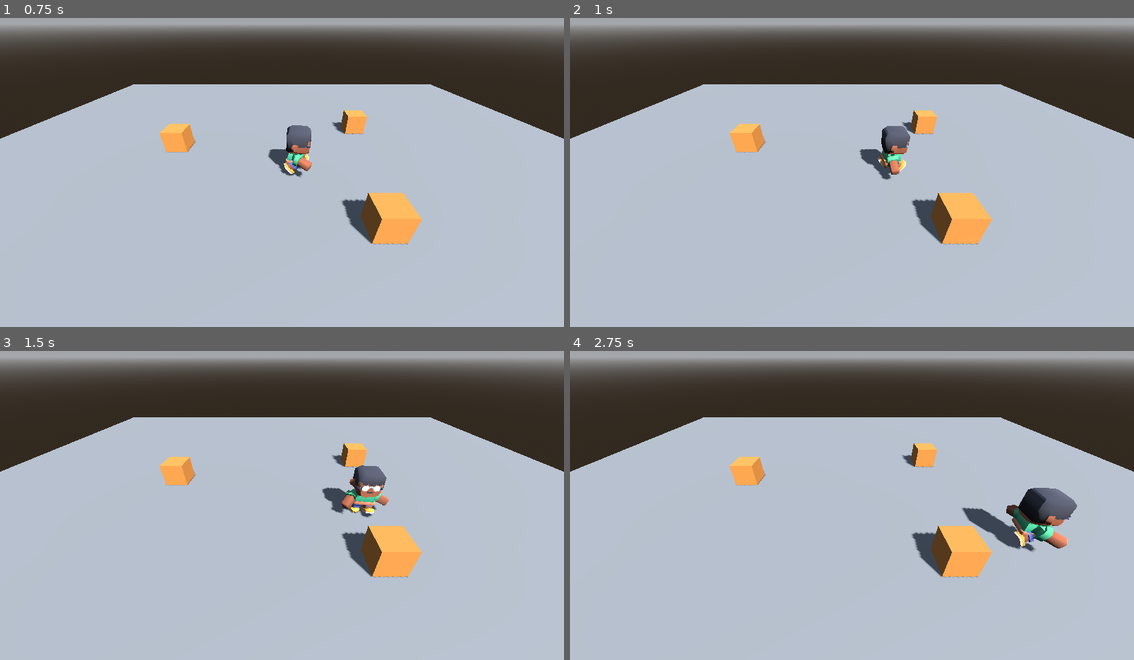
Above: before the commit, frames 1-4 (two rows, left to right).
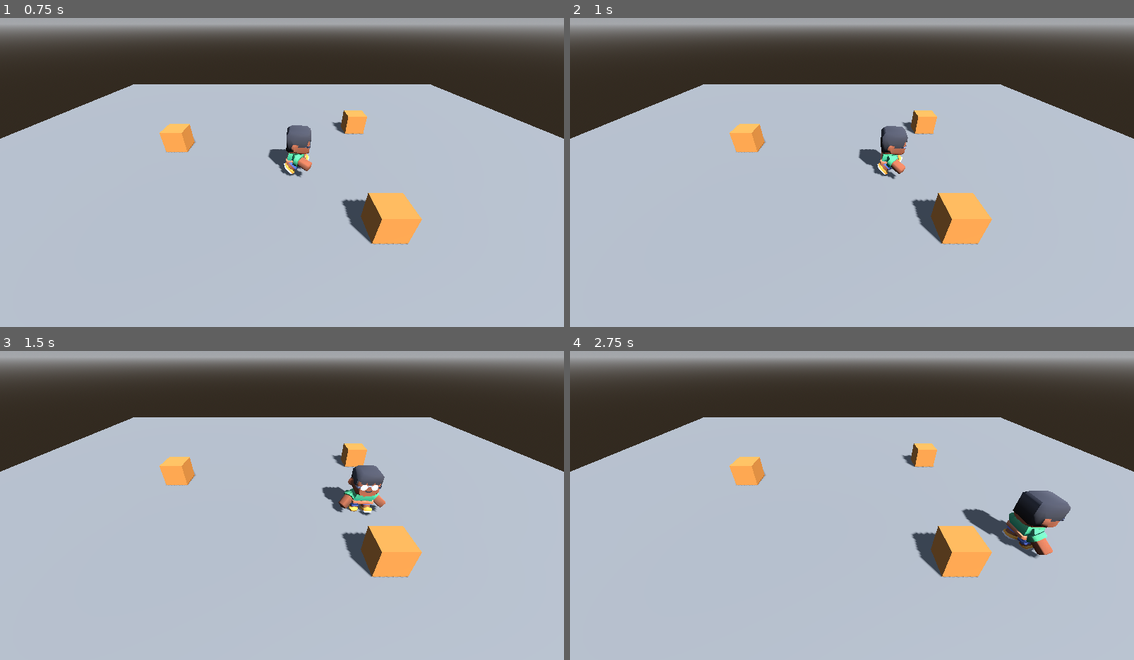
Above: after the commit, the same moments.

Repository: Tairacx/Pixel-dungeon-lite
Game: Godot game, scene res://main.tscn
The game is run twice, just before and just after one commit, with the same random seed, the same clock (stepped at 60 frames per second) and the same inputs.
Inputs (mouse positions are in pixels of both pictures, inside the frame that each line leads up to):
- Up to frame 1 (0.75 s): tap Enter at 0.5 s; move the mouse to (406, 153) at 0.52 s; hold D (move_right) from 0.53 s (still down); hold Shift (correr) from 0.53 s (still down)
- Up to frame 2 (1 s): keep holding D (move_right); keep holding Shift (correr); right-click (976, 153) at 0.8 s
- Up to frame 3 (1.5 s): move the mouse to (169, 517) at 1.27 s; release D (move_right) at 1.28 s; release Shift (correr) at 1.28 s; hold S (move_down) from 1.28 s (still down); right-click (169, 517) at 1.35 s
- Up to frame 4 (2.75 s): tap Shift (correr) at 1.55 s; move the mouse to (908, 431) at 2.02 s; release S (move_down) at 2.03 s; hold D (move_right) from 2.03 s (still down); hold Shift (correr) from 2.03 s (still down); right-click (908, 431) at 2.3 s

Frame 1 is identical in both runs. In frame 2, 0.4% of the frame differs, in the area x 51-61%, y 34-53%; in frame 3, 0.5%; in frame 4, 1.5%, in the area x 69-90%, y 44-68%.

Commit message:
T7 N3 - Tarea A - estados con su número

Diff:
--- a/personaje.gd
+++ b/personaje.gd
@@ -1,8 +1,12 @@
 extends CharacterBody3D
+
+enum Estado { QUIETO, CAMINAR, APUNTANDO }
+const RAPIDEZ = [0.0, 4.0, 2.0]   # rapidez de cada estado, en el orden del enum
 
 @export var camara: Camera3D
 @export var speed_caminar = 4.0
 @export var speed_correr = 4.0
+@export var speed_apuntando = 2.0
 @export_range(0.05, 2.0, 0.05) var tiempo_arranque = 0.1
 @onready var anim = $Modelo/AnimationPlayer
 
@@ -11,6 +15,8 @@
 var empuje = Vector3.ZERO
 var accion = ""
 var avance = Vector3.ZERO   # la parte de la velocidad que dan las teclas
+var estado = Estado.QUIETO
+var rapidez_estado = 0.0
 
 
 func _physics_process(delta):
@@ -22,8 +28,9 @@
 	var giro_cam = camara.global_rotation.y
 	var direction = entrada.rotated(Vector3.UP, giro_cam).normalized()
 
+	var apuntando = Input.is_action_pressed("apuntar")
 	var corre = Input.is_action_pressed("correr")
-	var speed = speed_correr if corre else speed_caminar
+	var speed = speed_apuntando if apuntando else (speed_correr if corre else speed_caminar)
 	var objetivo = direction * speed * multiplicador
 	var paso = speed / tiempo_arranque * delta
 	avance = avance.move_toward(objetivo, paso)
@@ -33,17 +40,37 @@
 	if direction.length() > 0:
 		basis = Basis.looking_at(direction)
 
+	move_and_slide()
+
+	var antes = estado
+	estado = elegir_estado()
+	rapidez_estado = RAPIDEZ[estado]
+	if estado != antes:
+		print("estado ", Estado.keys()[estado], " · rapidez ", "%.1f" % rapidez_estado, " m/s")
+	animar()
+	_prueba()
+
+
+func elegir_estado():
+	var rapidez = Vector2(velocity.x, velocity.z).length()
+	if rapidez < 0.1:
+		return Estado.QUIETO
+	if Input.is_action_pressed("apuntar"):
+		return Estado.APUNTANDO
+	return Estado.CAMINAR
+
+
+func animar():
 	if accion != "":
 		anim.play(accion)
-	elif avance.length() > speed_caminar + 0.1:
-		anim.play("sprint")
-	elif avance.length() > 0.1:
-		anim.play("walk")
-	else:
-		anim.play("idle")
-
-	move_and_slide()
-	_prueba()
+		return
+	match estado:
+		Estado.QUIETO:
+			anim.play("idle")
+		Estado.CAMINAR:
+			anim.play("walk")
+		Estado.APUNTANDO:
+			anim.play("holding-right-shoot")
 
 
 # ---------------------------------------------------------------------------
--- a/project.godot
+++ b/project.godot
@@ -40,6 +40,11 @@
 "events": [Object(InputEventKey,"resource_local_to_scene":false,"resource_name":"","device":-1,"window_id":0,"alt_press …(195 unchanged characters)…
 ]
 }
+apuntar={
+"deadzone": 0.2,
+"events": [Object(InputEventMouseButton,"resource_local_to_scene":false,"resource_name":"","device":-1,"window_id":0,"alt_pressed":false,"shift_pressed":false,"ctrl_pressed":false,"meta_pressed":false,"button_mask":0,"position":Vector2(0, 0),"global_position":Vector2(0, 0),"factor":1.0,"button_index":2,"canceled":false,"pressed":false,"double_click":false,"script":null)
+]
+}
 
 [physics]
 
